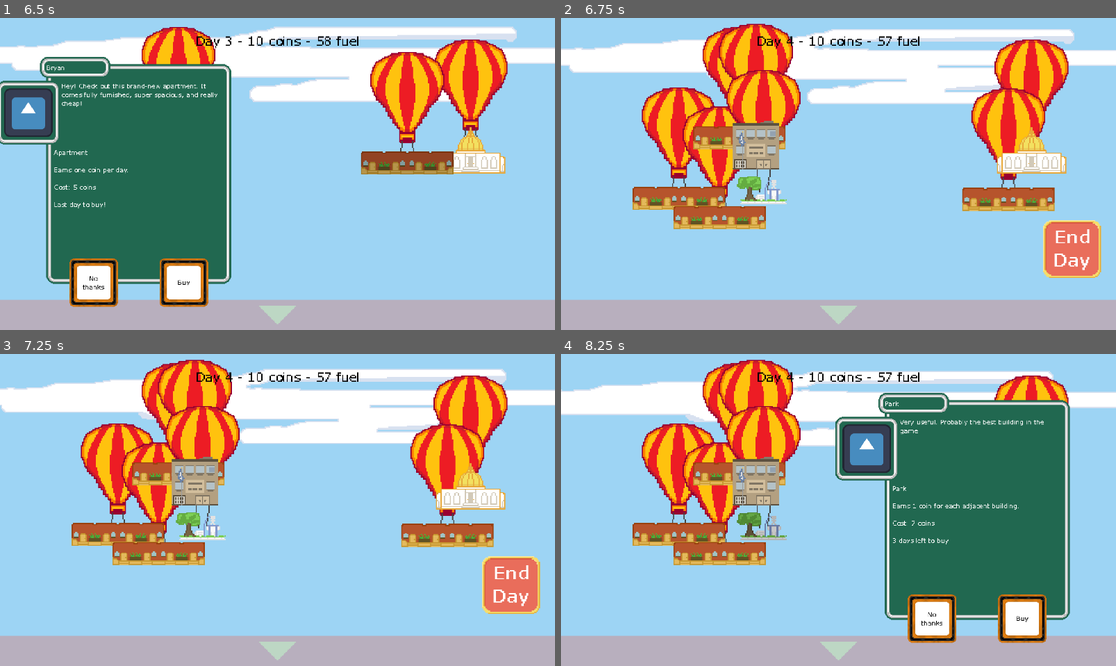
Above: before the commit, frames 1-4 (two rows, left to right).
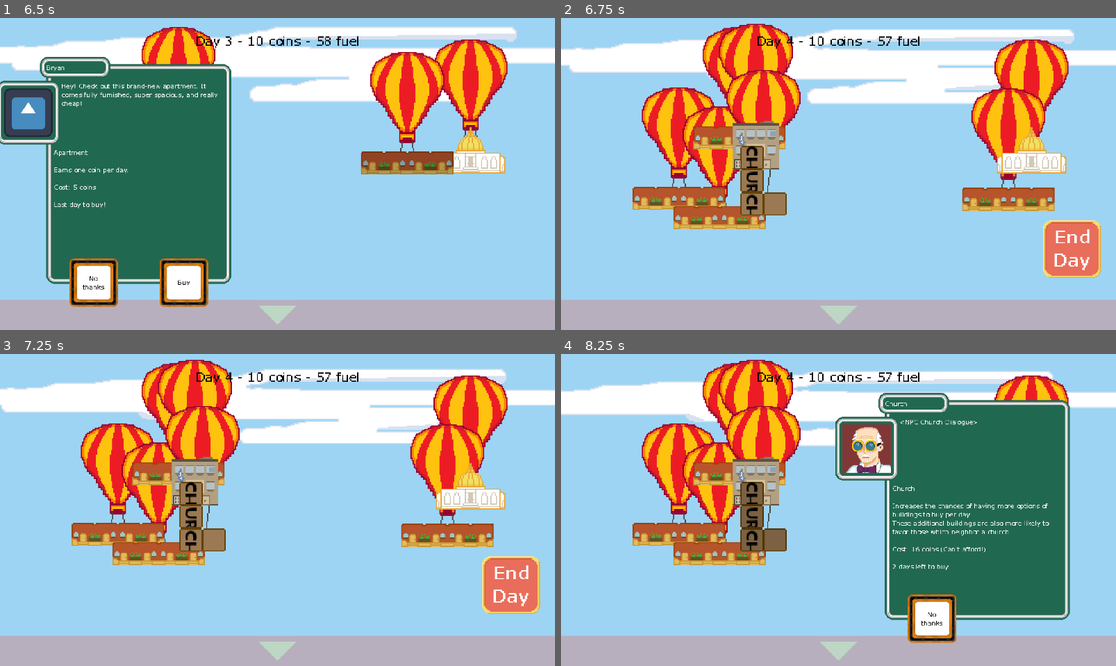
Above: after the commit, the same moments.

Repository: mondobe/TetraCity
Game: Godot game, scene res://scenes/main.tscn
Same seed, same stepped clock (60 frames per second), same inputs: the game is played once before the commit and once after it. The engine's default icon, where the game draws it, is replaced by a stand-in: a white triangle on a blue panel in a dark square.
Inputs (mouse positions are in pixels of both pictures, inside the frame that each line leads up to):
- Up to frame 1 (6.5 s): click "Start" at 0.5 s; tap Enter (test_end_day) at 1.25, 3.6 s; move the mouse to (399, 158) at 1.27 s; press the mouse at (399, 158) at 1.28 s; hold D (move_right) 1.28-2 s; release the mouse at (399, 158) at 2 s; click (277, 33) at 2 s; move the mouse to (471, 161) at 2.77 s; hold S (move_down) 2.78-3.53 s; tap Space (test_create_building) at 2.85, 5.85 s; click (471, 161) at 2.92 s; move the mouse to (405, 174) at 3.52 s; hold D (move_right) 3.53-4.28 s; click (405, 174) at 3.67 s; move the mouse to (116, 211) at 4.27 s; hold W (move_up) 4.28-5.03 s; tap Shift at 4.35 s; click (116, 211) at 4.42 s; move the mouse to (177, 149) at 5.02 s; press the mouse at (177, 149) at 5.03 s; hold A (move_left) from 5.03 s (still down); move the mouse to (160, 230) at 5.77 s; release the mouse at (160, 230) at 5.78 s; click (160, 230) at 5.92 s
- Up to frame 2 (6.75 s): move the mouse to (866, 174) at 6.52 s; release A (move_left) at 6.53 s; hold S (move_down) from 6.53 s (still down); tap Enter (test_end_day) at 6.6 s; click (866, 174) at 6.67 s
- Up to frame 3 (7.25 s): keep holding S (move_down)
- Up to frame 4 (8.25 s): move the mouse to (755, 481) at 7.27 s; release S (move_down) at 7.28 s; hold D (move_right) 7.28-8.03 s; tap Shift at 7.35 s; click (755, 481) at 7.42 s; move the mouse to (760, 528) at 8.02 s; press the mouse at (760, 528) at 8.03 s; hold W (move_up) from 8.03 s (still down)

Frame 1 is identical in both runs. In frame 2, 1.3% of the frame differs, in the area x 31-41%, y 40-64%; in frame 3, 1.3%; in frame 4, 5.0%, in the area x 31-88%, y 15-93%.

Commit message:
The Church Update. Added a church which increases chances of more # of building opportunities, opportunities which favor neighboring buildings to the church.

Diff:
--- a/buildings/apartment.tres
+++ b/buildings/apartment.tres
@@ -13,10 +13,10 @@
 center_coords = Vector2i(2, 2)
 center_mode = 0
 kick_mode = 1
+name = "apartment"
 description = "Earns one coin per day."
 variations = Array[String](["apartment"])
 first_spawning_day = 0
 balloon_lifetime = 3
-probabilities = Array[float]([0.3, 0.19])
 starting_price = 5.0
 daily_increase = 0.05
--- a/buildings/bank.tres
+++ b/buildings/bank.tres
@@ -10,9 +10,10 @@
 .O..
 .OO.
 ...."
-center_coords = Vector2i(2, 2)
+center_coords = Vector2i(1, 2)
 center_mode = 0
 kick_mode = 0
+name = "bank"
 description = "Adjacent buildings are 25% cheaper."
 variations = Array[String](["bank"])
 first_spawning_day = 8
--- a/buildings/cafe.tres
+++ b/buildings/cafe.tres
@@ -13,6 +13,7 @@
 center_coords = Vector2i(2, 2)
 center_mode = 0
 kick_mode = 0
+name = "cafe"
 description = "Earns the same income as the highest-earning adjacent building each day (excluding other Cafes)."
 variations = Array[String](["cafe"])
 first_spawning_day = 6
--- /dev/null
+++ b/buildings/church.tres
@@ -0,0 +1,22 @@
+[gd_resource type="Resource" script_class="BuildingBlueprint" load_steps=3 format=3 uid="uid://bfggc1wdyn5rl"]
+
+[ext_resource type="Script" path="res://scripts/buildings/church.gd" id="1_eklop"]
+[ext_resource type="Script" path="res://scripts/systems/building_grid/building_blueprint.gd" id="1_mokn3"]
+
+[resource]
+script = ExtResource("1_mokn3")
+bonus = ExtResource("1_eklop")
+squares = ".O..
+.O..
+.OO."
+center_coords = Vector2i(1, 2)
+center_mode = 0
+kick_mode = 0
+name = "church"
+description = "Increases the chances of having more options of buildings to buy per day.
+These additional buildings are also more likely to favor those which neighbor a church."
+variations = Array[String](["church"])
+first_spawning_day = 4
+balloon_lifetime = 2
+starting_price = 16.0
+daily_increase = 0.058
--- a/buildings/city_hall.tres
+++ b/buildings/city_hall.tres
@@ -12,6 +12,7 @@
 center_coords = Vector2i(1, 1)
 center_mode = 1
 kick_mode = 0
+name = "city_hall"
 description = "Handles administrative tasks."
 variations = Array[String](["city_hall"])
 first_spawning_day = 0
--- a/buildings/nuclear_reactor.tres
+++ b/buildings/nuclear_reactor.tres
@@ -12,10 +12,10 @@
 center_coords = Vector2i(1, 1)
 center_mode = 1
 kick_mode = 0
+name = "nuclear_reactor"
 description = "Supercharges all nearby buildings, causing them to make 5 times as much money!"
 variations = Array[String](["nuclear_reactor"])
 first_spawning_day = 50
 balloon_lifetime = 10000
-probabilities = Array[float]([1.0, 0.0])
 starting_price = 1000.0
 daily_increase = 0.0
--- a/buildings/park.tres
+++ b/buildings/park.tres
@@ -12,6 +12,7 @@
 center_coords = Vector2i(1, 1)
 center_mode = 1
 kick_mode = 0
+name = "park"
 description = "Earns 1 coin for each adjacent building."
 variations = Array[String](["park"])
 first_spawning_day = 2
--- a/buildings/school.tres
+++ b/buildings/school.tres
@@ -13,6 +13,7 @@
 center_coords = Vector2i(2, 2)
 center_mode = 0
 kick_mode = 0
+name = "school"
 description = "Every 5 days, earns one coin for every single building in the city."
 variations = Array[String](["school"])
 first_spawning_day = 4
--- a/buildings/solar_farm.tres
+++ b/buildings/solar_farm.tres
@@ -12,6 +12,7 @@
 center_coords = Vector2i(1, 1)
 center_mode = 1
 kick_mode = 0
+name = "solar_farm"
 description = "Gives one day's worth of fuel every 3 days - as long as this building isn't blocked by others above it."
 variations = Array[String](["solar_farm"])
 first_spawning_day = 8
--- /dev/null
+++ b/buildings/variations/church.tres
@@ -0,0 +1,15 @@
+[gd_resource type="Resource" script_class="BuildingVariation" load_steps=5 format=3 uid="uid://bw1uo52c268cy"]
+
+[ext_resource type="Texture2D" uid="uid://cbg5cmoo7uc20" path="res://sprites/ui/portraits/hurst.png" id="1_ih8ry"]
+[ext_resource type="Script" path="res://scripts/systems/building_grid/building_variation.gd" id="1_isfqw"]
+[ext_resource type="Resource" uid="uid://bfggc1wdyn5rl" path="res://buildings/church.tres" id="2_w2mri"]
+[ext_resource type="Texture2D" uid="uid://bi38boa7f3neb" path="res://sprites/buildings/church_placeholder.png" id="4_p1kkl"]
+
+[resource]
+script = ExtResource("1_isfqw")
+sprite = ExtResource("4_p1kkl")
+building_name = "Church"
+blueprint = ExtResource("2_w2mri")
+NPCDialog = Array[String](["<NPC Church Dialogue>"])
+NPCImage = ExtResource("1_ih8ry")
+NPCName = "Church"
--- a/scenes/gameplay/world.tscn
+++ b/scenes/gameplay/world.tscn
@@ -53,6 +53,7 @@
 [ext_resource type="Resource" uid="uid://x7obthv6pdcy" path="res://buildings/solar_farm.tres" id="33_uhqqw"]
 [ext_resource type="Resource" uid="uid://o4wnmgkxop7d" path="res://buildings/cafe.tres" id="34_6wwn0"]
 [ext_resource type="Script" path="res://scripts/systems/shop/weighted_random.gd" id="50_pn2c1"]
+[ext_resource type="Resource" uid="uid://bfggc1wdyn5rl" path="res://buildings/church.tres" id="51_vqbxa"]
 [ext_resource type="Resource" uid="uid://ukhvt3nt48fn" path="res://buildings/bank.tres" id="52_x4pai"]
 [ext_resource type="Script" path="res://scripts/systems/gameplay/natural_disasters.gd" id="54_fbgul"]
 
@@ -67,6 +68,7 @@
 "apartment": 100.0,
 "bank": 25.0,
 "cafe": 30.0,
+"church": 30.0,
 "park": 50.0,
 "school": 40.0,
 "solar_farm": 20.0
@@ -76,9 +78,10 @@
 script = ExtResource("50_pn2c1")
 choices = {
 0: 0.4,
-1: 1.1,
-2: 0.2,
-3: 0.05
+1: 1.2,
+2: 0.25,
+3: 0.03,
+4: 0.003
 }
 
 [node name="World" type="Node2D"]
@@ -299,12 +302,13 @@
 script = ExtResource("24_fvko1")
 _sky_view_controls = NodePath("../SkyViewControls")
 _world_stats = NodePath("../WorldStats")
-_blueprints = Array[Resource("res://scripts/systems/building …(155 unchanged characters)… , ExtResource("32_dibiw"), ExtResource("33_uhqqw"), ExtResource("52_x4pai")])
+_blueprints = Array[Resource("res://scripts/systems/building …(155 unchanged characters)… , ExtResource("32_dibiw"), ExtResource("51_vqbxa"), ExtResource("33_uhqqw"), ExtResource("52_x4pai")])
 building_weights = SubResource("Resource_ukpd0")
 building_weight_factors = {
 "apartment": 0.8,
 "bank": 0.2,
 "cafe": 0.6,
+"church": 0.2,
 "park": 0.65,
 "school": 0.8,
 "solar_farm": 0.2
--- /dev/null
+++ b/scripts/buildings/church.gd
@@ -0,0 +1,138 @@
+class_name Church
+extends Node
+
+var have_spawns_reweighed : bool
+
+var reweighed_buildings : Dictionary
+
+var church_count : int
+
+## The weights used for weighting building spawn numbers
+var building_weight_factors : Dictionary = {
+	"apartment": 1.25,
+	"bank": 5.0,
+	"cafe": 5.0/3,
+	"church": 5.0,
+	"park": 20.0/13,
+	"school": 1.25,
+	"solar_farm": 5.0
+	}
+
+## The weights used for weighting building spawns
+var building_weights : Dictionary
+
+func get_bonus() -> BuildingBonus:
+	if (church_count != 0):
+		var new_building_weights = update_building_weights()
+
+		# If building spawn amount haven't been adjusted yet
+		if not have_spawns_reweighed:
+			var new_spawn_weights = produce_spawn_weights()
+			return BuildingBonus.new().with_spawn_reweighting(new_spawn_weights).with_buildings_reweighting(new_building_weights)
+
+		have_spawns_reweighed = true
+		return BuildingBonus.new().with_buildings_reweighting(new_building_weights)
+	return BuildingBonus.new()
+
+## Init for Church
+func set_church_parameters(church_count: int, building_weights: Dictionary) -> void:
+	self.church_count = church_count
+	self.building_weights = building_weights
+
+## Loops through all adjacent buildings and boosts any which haven't been boosted
+func update_building_weights() -> Dictionary:
+	var adjacent_buildings = get_parent().get_adjacent_buildings()
+	var new_weights = building_weights.duplicate()
+	for building in adjacent_buildings:
+		var index = building.get_index_in_grid()
+		if reweighed_buildings.get(index) == null:
+			reweighed_buildings[index] = building
+			if new_weights.get(building.blueprint.name) != null:
+				new_weights[building.blueprint.name] *= building_weight_factors[building.blueprint.name]
+			building.times_church_boosted += 1
+
+	return new_weights
+
+## Produces a new set of Spawn Weights
+func produce_spawn_weights() -> Dictionary:
+	var lambda = .1
+
+	for i in range(church_count):
+		lambda += (1 - lambda) / 3
+
+	var new_spawns : Dictionary
+
+	for i in range(0,5):
+		var x = (i - 1.237) / 1.3
+		var xfact = factorial(x)
+		var weight = exp(-lambda) * lambda ** x / xfact
+		new_spawns[i] = weight
+
+	return new_spawns
+
+func get_info_text() -> String:
+	return "Increases the chances of having more options of buildings to buy per day.
+	These additional buildings are also more likely to favor those which neighbor a church."
+
+## A Factorial Function Implementation for complex numbers
+## Produces factorial-like numbers (actual implementation is a gamma)
+func factorial(x: float):
+	var gamma_coefficients = [
+	1,
+	0.57721566490153286060651209008240243104215933593992359880576723488486772677766467,
+	-0.65587807152025388107701951514539048127976638047858434729236244568387083835372210,
+	-0.04200263503409523552900393487542981871139450040110609352206581297618009687597599,
+	0.16653861138229148950170079510210523571778150224717434057046890317899386605647425,
+	-0.04219773455554433674820830128918739130165268418982248637691887327545901118558900,
+	-0.00962197152787697356211492167234819897536294225211300210513886262731167351446074,
+	0.00721894324666309954239501034044657270990480088023831800109478117362259497415854,
+	-0.00116516759185906511211397108401838866680933379538405744340750527562002584816653,
+	-0.00021524167411495097281572996305364780647824192337833875035026748908563946371678,
+	0.00012805028238811618615319862632816432339489209969367721490054583804120355204347,
+	-0.00002013485478078823865568939142102181838229483329797911526116267090822918618897,
+	-0.00000125049348214267065734535947383309224232265562115395981534992315749121245561,
+	0.00000113302723198169588237412962033074494332400483862107565429550539546040842730,
+	-0.00000020563384169776071034501541300205728365125790262933794534683172533245680371,
+	0.00000000611609510448141581786249868285534286727586571971232086732402927723507435,
+	0.00000000500200764446922293005566504805999130304461274249448171895337887737472132,
+	-0.00000000118127457048702014458812656543650557773875950493258759096189263169643391,
+	0.00000000010434267116911005104915403323122501914007098231258121210871073927347588,
+	0.00000000000778226343990507125404993731136077722606808618139293881943550732692987,
+	-0.00000000000369680561864220570818781587808576623657096345136099513648454655443000,
+	0.00000000000051003702874544759790154813228632318027268860697076321173501048565735,
+	-0.00000000000002058326053566506783222429544855237419746091080810147188058196444349,
+	-0.00000000000000534812253942301798237001731872793994898971547812068211168095493211,
+	0.00000000000000122677862823826079015889384662242242816545575045632136601135999606,
+	-0.00000000000000011812593016974587695137645868422978312115572918048478798375081233,
+	0.00000000000000000118669225475160033257977724292867407108849407966482711074006109,
+	0.00000000000000000141238065531803178155580394756670903708635075033452562564122263,
+	-0.00000000000000000022987456844353702065924785806336992602845059314190367014889830,
+	0.00000000000000000001714406321927337433383963370267257066812656062517433174649858,
+	0.00000000000000000000013373517304936931148647813951222680228750594717618947898583,
+	-0.00000000000000000000020542335517666727893250253513557337960820379352387364127301,
+	0.00000000000000000000002736030048607999844831509904330982014865311695836363370165,
+	-0.00000000000000000000000173235644591051663905742845156477979906974910879499841377,
+	-0.00000000000000000000000002360619024499287287343450735427531007926413552145370486,
+	0.00000000000000000000000001864982941717294430718413161878666898945868429073668232,
+	-0.00000000000000000000000000221809562420719720439971691362686037973177950067567580,
+	0.00000000000000000000000000012977819749479936688244144863305941656194998646391332,
+	0.00000000000000000000000000000118069747496652840622274541550997151855968463784158,
+	-0.00000000000000000000000000000112458434927708809029365467426143951211941179558301,
+	0.00000000000000000000000000000012770851751408662039902066777511246477487720656005,
+	-0.00000000000000000000000000000000739145116961514082346128933010855282371056899245,
+	0.00000000000000000000000000000000001134750257554215760954165259469306393008612196,
+	0.00000000000000000000000000000000004639134641058722029944804907952228463057968680,
+	-0.00000000000000000000000000000000000534733681843919887507741819670989332090488591,
+	0.00000000000000000000000000000000000032079959236133526228612372790827943910901464,
+	-0.00000000000000000000000000000000000000444582973655075688210159035212464363740144,
+	-0.00000000000000000000000000000000000000131117451888198871290105849438992219023663,
+	0.00000000000000000000000000000000000000016470333525438138868182593279063941453996,
+	-0.00000000000000000000000000000000000000001056233178503581218600561071538285049997,
+	0.00000000000000000000000000000000000000000026784429826430494783549630718908519485,
+	0.00000000000000000000000000000000000000000002424715494851782689673032938370921241,
+	]
+
+	var result = gamma_coefficients[-1]
+	for i in range(len(gamma_coefficients) - 2, -1, -1):
+		result = result * x + gamma_coefficients[i]
+	return 1.0 / result
--- a/scripts/buildings/school.gd
+++ b/scripts/buildings/school.gd
@@ -1,3 +1,4 @@
+class_name School
 extends Node
 
 # Return a bonus with coins equal to the number of buildings
--- a/scripts/disasters/acid_rain.gd
+++ b/scripts/disasters/acid_rain.gd
@@ -8,8 +8,11 @@
 
 var clouds: Sprite2D
 
-func init() -> void:
+var _world_stats: WorldStats
+
+func init(world_stats: WorldStats) -> void:
 	clouds = clouds_scene.instantiate()
+	_world_stats = world_stats
 	add_sibling(clouds)
 
 func get_info_text(day: int) -> String:
@@ -49,6 +52,21 @@
 	)
 
 	for building: Building in rained_on:
+
+		## If building is a church, lower church count and reset spawn weights
+		if building.blueprint.bonus == Church:
+			_world_stats.churches -= 1
+			building.bonus.set_church_parameters(_world_stats.churches, _world_stats.balloon_spawn_ai.building_weights.choices)
+			var new_spawn_weights = WeightedRandom.new()
+			var new_choices = building.bonus.produce_spawn_weights()
+			new_spawn_weights.choices = new_choices
+			_world_stats.balloon_spawn_ai.spawn_weights = new_spawn_weights
+
+		## If building was boosted by church, reverse changes
+		while building.times_church_boosted != 0:
+			_world_stats.balloon_spawn_ai.update_weights(building.blueprint.name)
+			building.times_church_boosted -= 1
+
 		for x: int in range(building.grid.dimensions.x):
 			for y: int in range(building.grid.dimensions.y):
 				if building.grid.at(Vector2(x, y)) == 1:
--- a/scripts/environment/skyview_controls.gd
+++ b/scripts/environment/skyview_controls.gd
@@ -28,6 +28,10 @@
 @onready var _npc_dialogue_box: NpcDialogueBox = null
 
 @onready var click_sfx = $ClickSfx
+
+## Specific blueprints
+
+var church: BuildingBlueprint = preload("res://buildings/church.tres")
 
 # Called when the node enters the scene tree for the first time.
 func _ready() -> void:
@@ -100,7 +104,11 @@
 	_moving_camera.lock_to_camera_mode(MovingCamera.CameraMode.GROUND)
 	_building_grid.make_and_place(box.variation)
 	_balloon_spawn_ai.remove_balloon(box.balloon)
-	_balloon_spawn_ai.update_weights(box.variation.blueprint.resource_name)
+	_balloon_spawn_ai.update_weights(box.variation.blueprint.name)
+
+	if box.balloon.blueprint == church:
+		_world_stats.increment_church_count()
+
 	box.queue_free()
 	end_day_button.show()
 	click_sfx.play()
--- a/scripts/systems/building_grid/building.gd
+++ b/scripts/systems/building_grid/building.gd
@@ -30,6 +30,9 @@
 
 ## The node that defines what bonus is applied by this building.
 var bonus: Node
+
+## Times a building has been weight-boosted by an adjacent church
+var times_church_boosted: int
 
 ## The Sprite2D component that displays the building's texture.
 @onready var sprite: Sprite2D = $Sprite2D
--- a/scripts/systems/building_grid/building_blueprint.gd
+++ b/scripts/systems/building_grid/building_blueprint.gd
@@ -21,6 +21,9 @@
 ## See the [enum Building.KickMode] docs
 @export var kick_mode: Building.KickMode
 
+## The building's name
+@export var name: String
+
 ## The building's description
 @export_multiline var description: String
 
--- a/scripts/systems/gameplay/balloon_spawn_ai.gd
+++ b/scripts/systems/gameplay/balloon_spawn_ai.gd
@@ -49,7 +49,6 @@
 		spawn("nuclear_reactor", 1000)
 
 	var spawn_count: int = spawn_weights.get_random()
-
 	for i in range(spawn_count):
 		var choice = choose_building()
 		var var_name: String = choice.variations.pick_random()
@@ -90,8 +89,7 @@
 
 func choose_building() -> BuildingBlueprint:
 	var building = building_weights.get_random()
-	if building == "church":
-		return choose_building()
+
 	var blueprint: BuildingBlueprint = building_blueprint_from_name(building)
 	if blueprint.first_spawning_day > _world_stats.day:
 		return choose_building()
--- a/scripts/systems/gameplay/building_bonus.gd
+++ b/scripts/systems/gameplay/building_bonus.gd
@@ -9,6 +9,13 @@
 ## The amount of fuel to add to the player's total
 var fuel
 
+## The weights used for weighting
+var spawn_weights : WeightedRandom
+
+## The weights used for weighting
+var building_weights : WeightedRandom
+
+## The amount to reweight
 ## Create a new bonus with the default values.
 func _init() -> void:
 	self.coins = 0
@@ -23,3 +30,13 @@
 func with_fuel(fuel: int) -> BuildingBonus:
 	self.fuel = fuel
 	return self
+
+func with_spawn_reweighting(weights: Dictionary) -> BuildingBonus:
+	self.spawn_weights = WeightedRandom.new()
+	self.spawn_weights.choices = weights
+	return self
+
+func with_buildings_reweighting(weights: Dictionary) -> BuildingBonus:
+	self.building_weights = WeightedRandom.new()
+	self.building_weights.choices = weights
+	return self
--- a/scripts/systems/gameplay/building_bonuses.gd
+++ b/scripts/systems/gameplay/building_bonuses.gd
@@ -12,15 +12,51 @@
 
 @export var static_ui_layer: CanvasLayer
 
+## Specific blueprints
+
+## Specific blueprints
+
+var church: BuildingBlueprint
+
+func _ready():
+	church = load("res://buildings/church.tres")
+
 ## For each building in the grid, applies the building's daily bonus.
 func apply_bonuses() -> void:
+	var current_weights = world_stats.balloon_spawn_ai.building_weights.choices
+	var building_weights_deltas = world_stats.balloon_spawn_ai.building_weights.choices.duplicate()
+	for key in building_weights_deltas:
+		building_weights_deltas[key] = 0
+
 	for building: Building in building_grid.buildings:
-		var bonus: BuildingBonus = building.bonus.get_bonus()
+		if building.blueprint == church:
+			building.bonus.set_church_parameters(world_stats.churches, world_stats.balloon_spawn_ai.building_weights.choices)
+
+		var bonus = building.bonus.get_bonus()
+
+		if bonus.spawn_weights:
+			world_stats.balloon_spawn_ai.spawn_weights = bonus.spawn_weights
+
+		if bonus.building_weights:
+			var new_weights = bonus.building_weights.choices
+
+			for key in new_weights:
+				if new_weights[key] != current_weights[key]:
+					building_weights_deltas[key] += new_weights[key] - current_weights[key]
+
 		world_stats.coins += bonus.coins
 		world_stats.fuel += bonus.fuel
+
 		if bonus.coins > 0:
 			var label: Label = coin_label.instantiate()
 			label.text = "+%d" % bonus.coins
 			label.global_position = (static_ui_layer.transform.affine_inverse()
 				* building.get_center_position()) + Vector2.UP * 20
 			static_ui_layer.add_child(label)
+
+	for key in current_weights:
+		current_weights[key] += building_weights_deltas[key]
+
+	var new_current_weights = WeightedRandom.new()
+	new_current_weights.choices = current_weights
+	world_stats.balloon_spawn_ai.building_weights = new_current_weights
--- a/scripts/systems/gameplay/natural_disasters.gd
+++ b/scripts/systems/gameplay/natural_disasters.gd
@@ -23,4 +23,4 @@
 	var disaster_script: Script = load(disaster_script_path)
 	disaster.set_script(disaster_script)
 	if disaster.has_method("init"):
-		disaster.init()
+		disaster.init(_world_stats)
--- a/scripts/systems/gameplay/world_stats.gd
+++ b/scripts/systems/gameplay/world_stats.gd
@@ -34,6 +34,9 @@
 ## The current day (starting from 1).
 var day
 
+## Church count
+var churches : int
+
 # Called when the node enters the scene tree for the first time.
 func _ready() -> void:
 	init_values()
@@ -50,6 +53,10 @@
 	coins = 10
 	fuel = 60
 	day = 1
+	churches = 0
+
+func increment_church_count() -> void:
+	churches += 1
 
 func end_day_button() -> void:
 	end_day()
Not shown: 1 places in scenes/gameplay/world.tscn that only renumber resources
Binary file added: sprites/buildings/church_placeholder.png
Not shown, added: sprites/buildings/church_placeholder.png.import
